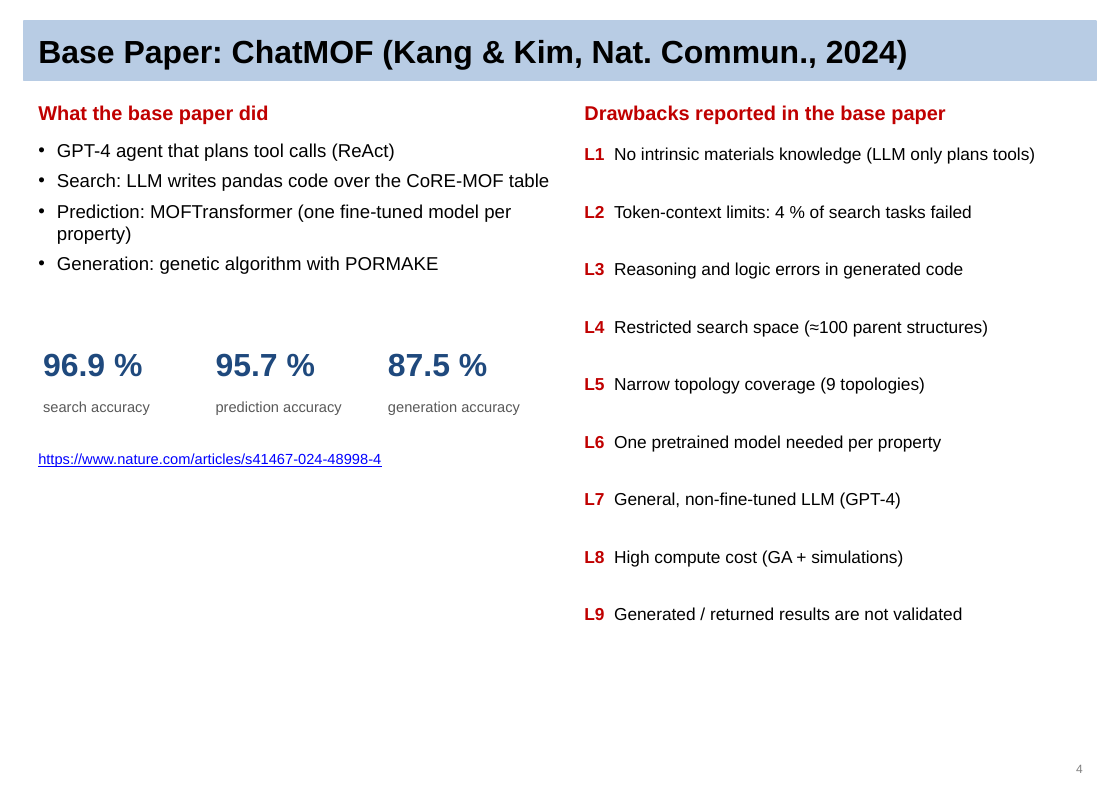
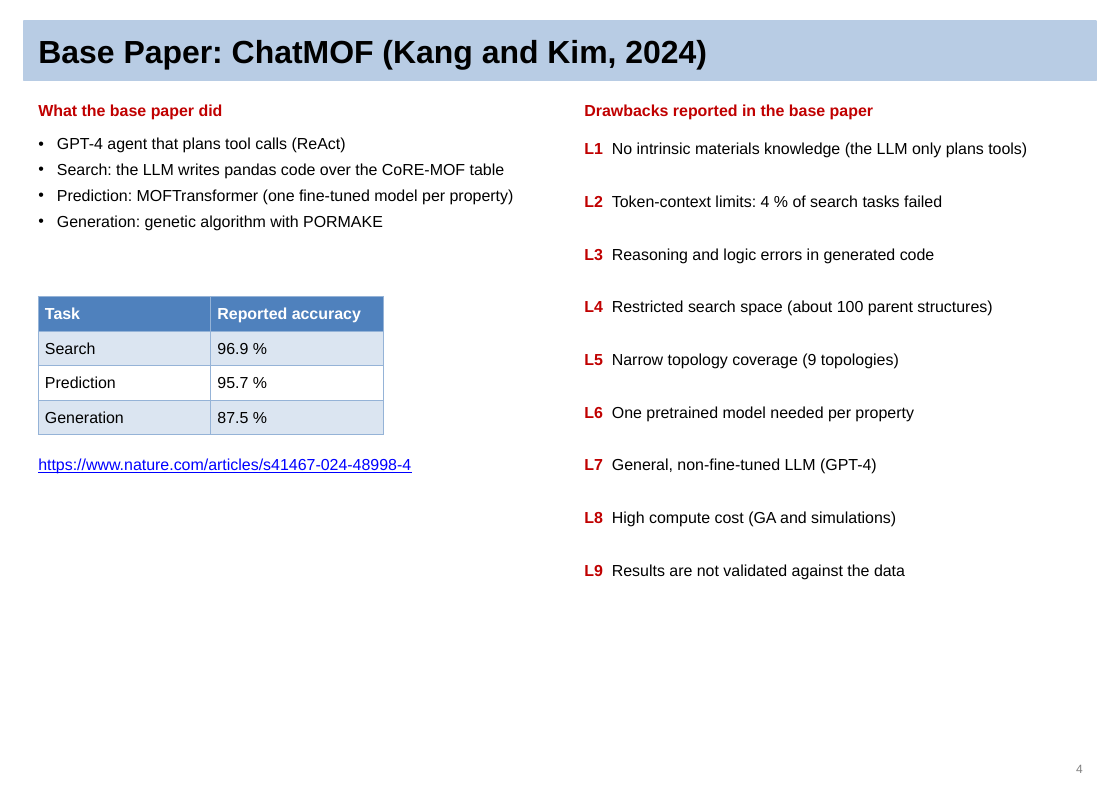
Before and after one commit to Sai-Mohith24/MOFChat-AI-Driven-Material-Recommendation-, a slide deck: slide 4 of reviews/final_review/MOFChat_Final_Review.pptx. Drawn at 1120x792 pixels with LibreOffice and Linux fonts; fonts in the diff are those of the drawing. Boxes give left, top, right and bottom in pixels: in the first picture for what was removed or moved away, otherwise in the second. Text is boxed around its words. In the diff, an @@ line names an element or a change of style, - is before the commit and + after.

```diff
--- a/reviews/final_review/MOFChat_Final_Review.pptx
+++ b/reviews/final_review/MOFChat_Final_Review.pptx
@@ title at (38, 40, 707, 70): text changed @@
-Base Paper: ChatMOF (Kang & Kim, Nat. Commun., 2024)
+Base Paper: ChatMOF (Kang and Kim, 2024)
@@ text "What the base paper did" at (38, 104, 223, 120): size 15 to 12 pt @@
@@ text "Drawbacks reported in the base ..." at (584, 104, 873, 120): size 15 to 12 pt @@
@@ text at (57, 137, 514, 231): size 14 to 12 pt in "GPT-4 agent that plans tool calls (ReAct)", "Prediction: MOFTransformer (one fine-tuned model per propert ...", "Generation: genetic algorithm with PORMAKE"; less space between paragraphs @@
@@ text at (584, 142, 1027, 158): text changed; size 13 to 12 pt @@
-L1 No intrinsic materials knowledge (LLM only plans tools)
+L1 No intrinsic materials knowledge (the LLM only plans tools)
@@ text at (57, 163, 505, 179): text changed; size 14 to 12 pt @@
-• Search: LLM writes pandas code over the CoRE-MOF table
+• Search: the LLM writes pandas code over the CoRE-MOF table
@@ text "L2 Token-context limits: 4 % ...": place and size @@
-text "L2 Token-context limits: 4 % ..." at (584, 205, 972, 218)
+text "L2 Token-context limits: 4 % ..." at (584, 195, 942, 207)
@@ text "L3 Reasoning and logic errors ...": place and size @@
-text "L3 Reasoning and logic errors ..." at (584, 262, 963, 279)
+text "L3 Reasoning and logic errors ..." at (584, 248, 935, 264)
@@ table added at (38, 297, 383, 427), 4 rows, 2 columns @@
+Task | Reported accuracy
+Search | 96.9 %
+Prediction | 95.7 %
+Generation | 87.5 %
@@ text at (584, 300, 992, 316): text changed; size 13 to 12 pt @@
-L4 Restricted search space (≈100 parent structures)
+L4 Restricted search space (about 100 parent structures)
@@ text removed at (43, 353, 105, 377) @@
-96.9 %
@@ text removed at (216, 353, 278, 377) @@
-95.7 %
@@ text removed at (388, 353, 450, 377) @@
-87.5 %
@@ text "L5 Narrow topology coverage (9 ...": place and size @@
-text "L5 Narrow topology coverage (9 ..." at (584, 377, 924, 394)
+text "L5 Narrow topology coverage (9 ..." at (584, 353, 899, 369)
@@ text removed at (43, 401, 150, 415) @@
-search accuracy
@@ text removed at (216, 401, 342, 415) @@
-prediction accuracy
@@ text removed at (388, 401, 520, 415) @@
-generation accuracy
@@ text "L6 One pretrained model needed ...": place and size @@
-text "L6 One pretrained model needed ..." at (584, 435, 941, 452)
+text "L6 One pretrained model needed ..." at (584, 406, 913, 422)
@@ text "https://www.nature.com/articles/s41467-024-48998-4" at (38, 458, 411, 474): size 11 to 12 pt @@
@@ size 13 to 12 pt in 5 elements at (584, 195, 942, 207), (584, 248, 935, 264), (584, 353, 899, 369), (584, 406, 913, 422), (584, 458, 877, 474) @@
@@ text "L7 General, non-fine-tuned LLM (GPT-4)": place and size @@
-text "L7 General, non-fine-tuned LLM (GPT-4)" at (584, 492, 901, 509)
+text "L7 General, non-fine-tuned LLM (GPT-4)" at (584, 458, 877, 474)
@@ text at (584, 511, 896, 527): text changed; size 13 to 12 pt @@
-L8 High compute cost (GA + simulations)
+L8 High compute cost (GA and simulations)
@@ text at (584, 564, 905, 580): text changed; size 13 to 12 pt @@
-L9 Generated / returned results are not validated
+L9 Results are not validated against the data
```
Also in this commit, not shown: 33 other slides changed, 2 slides added, 1 slide removed, 3 other files.
